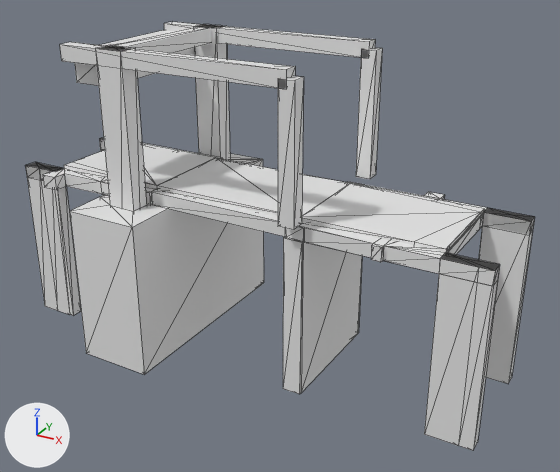
Two versions of the glTF model models/ter-aar/ter-aar-paradijsbrug/ter-aar-paradijsbrug.glb, one commit apart.
Rendered twice from a 50 mm camera at (21.5, -36.5, 15.7) aimed at (1.4, 0.0, -2.6). The lights are fixed; the arrows at lower left show +X, +Y and +Z. The first picture is the older version. Mesh edges are drawn as thin lines. Vertices at exactly the same position are counted once.

Names of what the first picture shows: 'building:balans', 'building:balans 2', 'building:contragewicht', 'building:hangstang', 'building:hangstang 2', 'building:pijler', 'building:pijler 2', 'building:portaal', 'building:pyloon', 'building:pyloon 2', 'road:dek 3', 'road:landhoofd', 'road:landhoofd 2', 'road:landhoofd 3', 'road:rijbaan lokale weg', 'road:rijbaan lokale weg 2', 'road:rijbaan lokale weg 3' and 2 more.
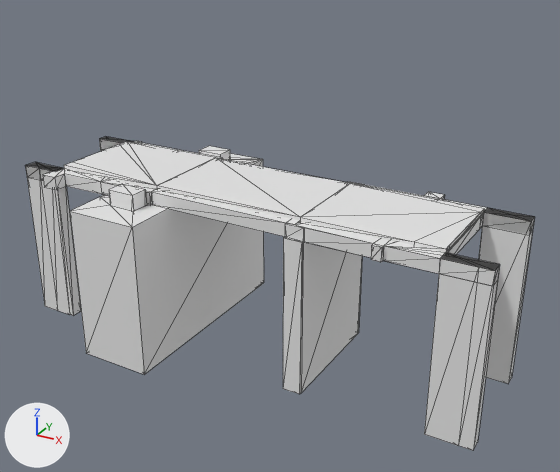
The change, as a list of edits to the scene's bpy script:
```text
Change me_pyloon:
    used by ob_building_pyloon; location = (0.0, 0.0, 0.0)
    remove me_pyloon.from_pydata(...)  # 8 vertices, 12 faces; spans x -6.8..-5.1, y 3.9..5.1, z -10.0..8.3
    add me_pyloon.from_pydata(...)  # 8 vertices, 12 faces; spans x -6.8..-5.1, y 3.9..5.1, z -10.0..0.3
    me_pyloon part 1: the whole mesh is scaled about its middle by (1, 1, 0.565), then moved by (0.0, 0.0, -4.0)
Change me_pyloon_2:
    used by ob_building_pyloon_2; location = (0.0, 0.0, 0.0)
    remove me_pyloon_2.from_pydata(...)  # 8 vertices, 12 faces; spans x -7.1..-5.3, y -4.8..-3.6, z -10.0..8.3
    add me_pyloon_2.from_pydata(...)  # 8 vertices, 12 faces; spans x -7.1..-5.3, y -4.8..-3.6, z -10.0..0.3
    me_pyloon_2 part 2: the whole mesh is scaled about its middle by (1, 1, 0.565), then moved by (0.0, 0.0, -4.0)
Remove ob_building_portaal:
    ob_building_portaal = bpy.data.objects.new('building:portaal', me_portaal)
    ob_building_portaal.location = (0.0, 0.0, 0.0)
Remove ob_building_balans:
    ob_building_balans = bpy.data.objects.new('building:balans', me_balans)
    ob_building_balans.location = (0.0, 0.0, 0.0)
Remove ob_building_hangstang:
    ob_building_hangstang = bpy.data.objects.new('building:hangstang', me_hangstang)
    ob_building_hangstang.location = (0.0, 0.0, 0.0)
Remove ob_building_balans_2:
    ob_building_balans_2 = bpy.data.objects.new('building:balans 2', me_balans_2)
    ob_building_balans_2.location = (0.0, 0.0, 0.0)
Remove ob_building_hangstang_2:
    ob_building_hangstang_2 = bpy.data.objects.new('building:hangstang 2', me_hangstang_2)
    ob_building_hangstang_2.location = (0.0, 0.0, 0.0)
Remove ob_building_contragewicht:
    ob_building_contragewicht = bpy.data.objects.new('building:contragewicht', me_contragewicht)
    ob_building_contragewicht.location = (0.0, 0.0, 0.0)
```

Location of each change, [x1, y1, x2, y2] in pixels of the pictures (560 x 472 px):
'building:pyloon 2', moved, rescaled: before [95, 45, 147, 211]; after [109, 184, 147, 211]
'building:balans 2', deleted: before [60, 42, 295, 88]
'building:hangstang 2', deleted: before [278, 76, 304, 230]
'building:balans', deleted: before [164, 22, 375, 58]
'building:pyloon', moved, rescaled: before [193, 24, 230, 161]; after [199, 146, 230, 161]
'building:hangstang', deleted: before [356, 48, 382, 179]
'building:portaal', deleted: before [105, 26, 213, 53]
'building:contragewicht', deleted: before [75, 30, 194, 86]
